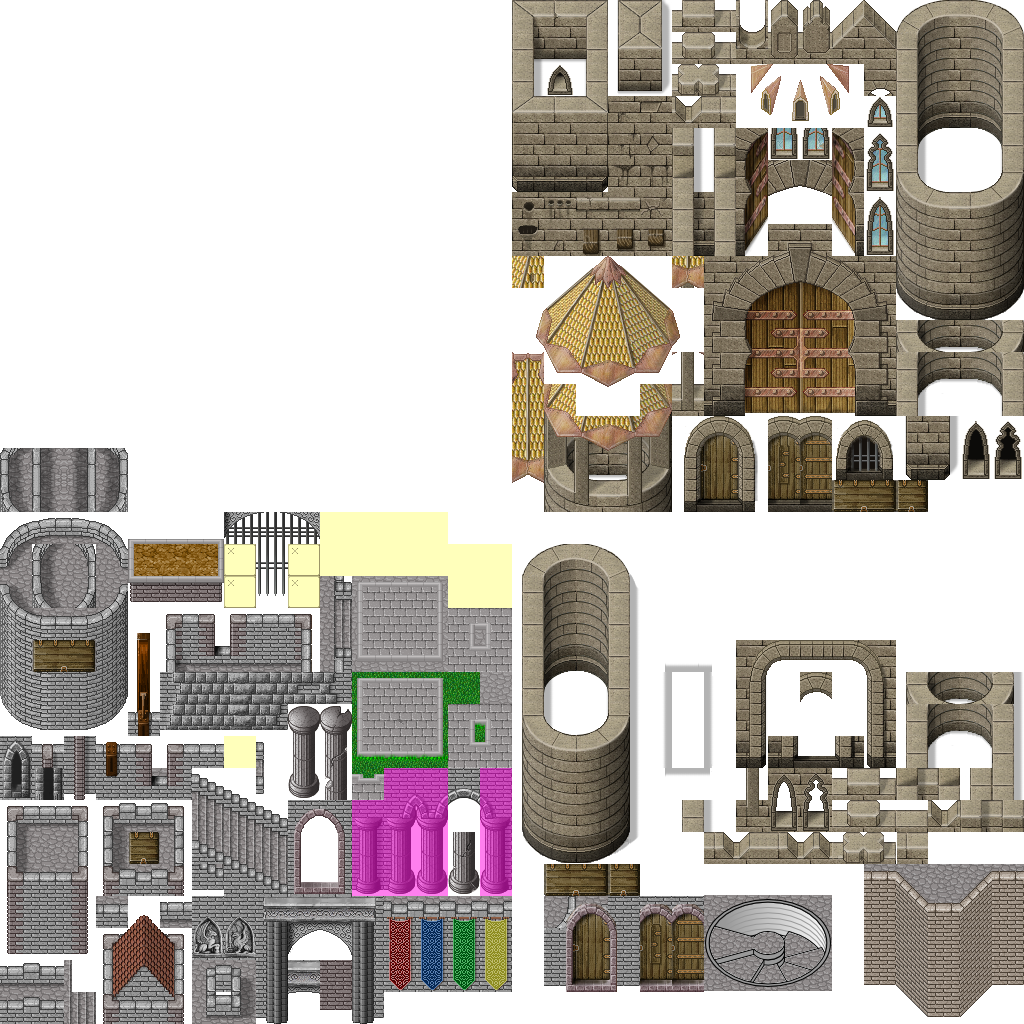
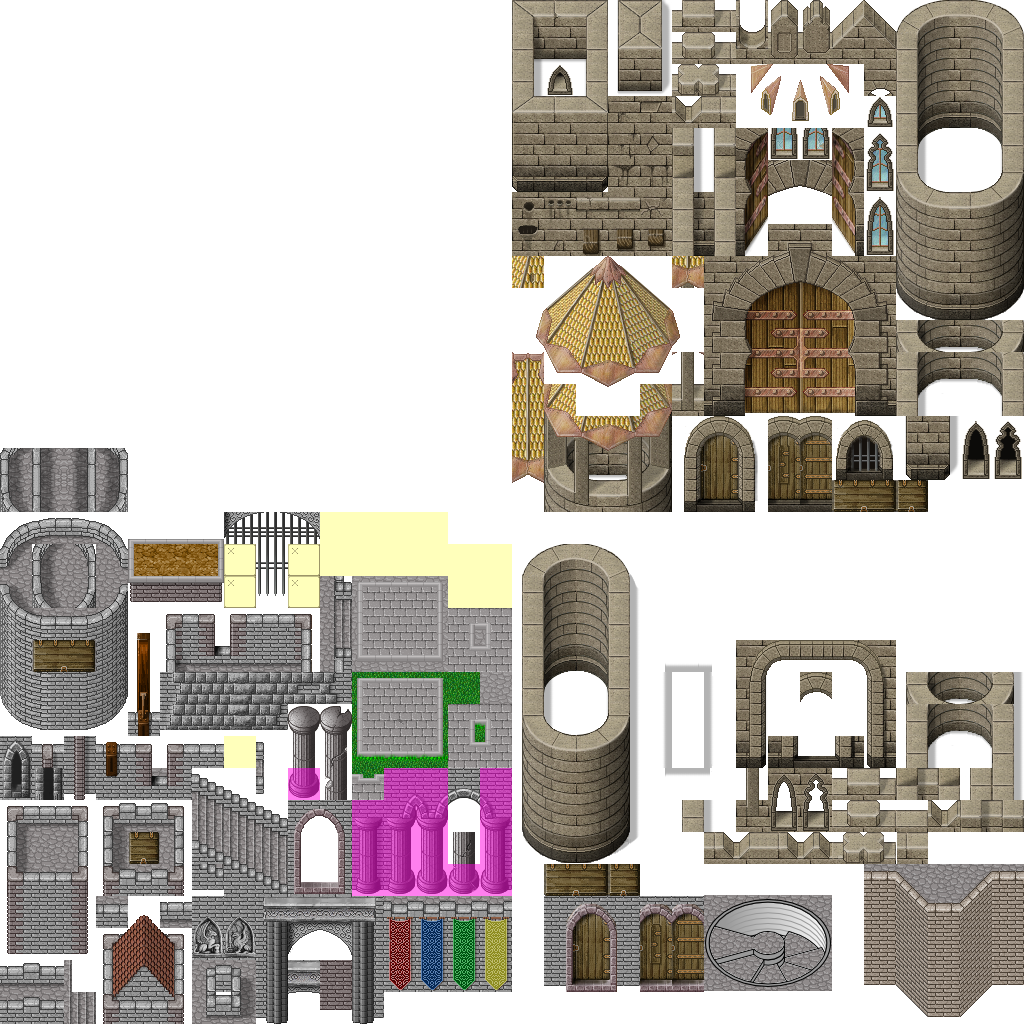
Layers edited between the first and the second 1024×1024 image:
painted on "Pinklayer" over 288, 768, 480, 896
painted on "Wandebene" over 544, 896, 608, 930
